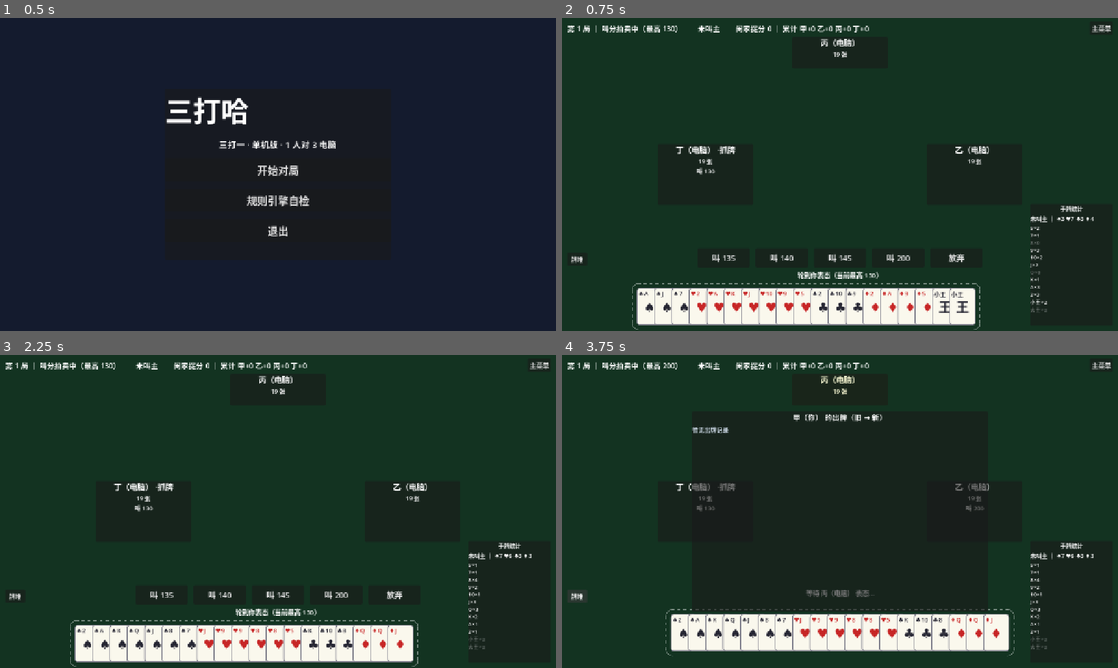
Above: before the commit, frames 1-4 (two rows, left to right).
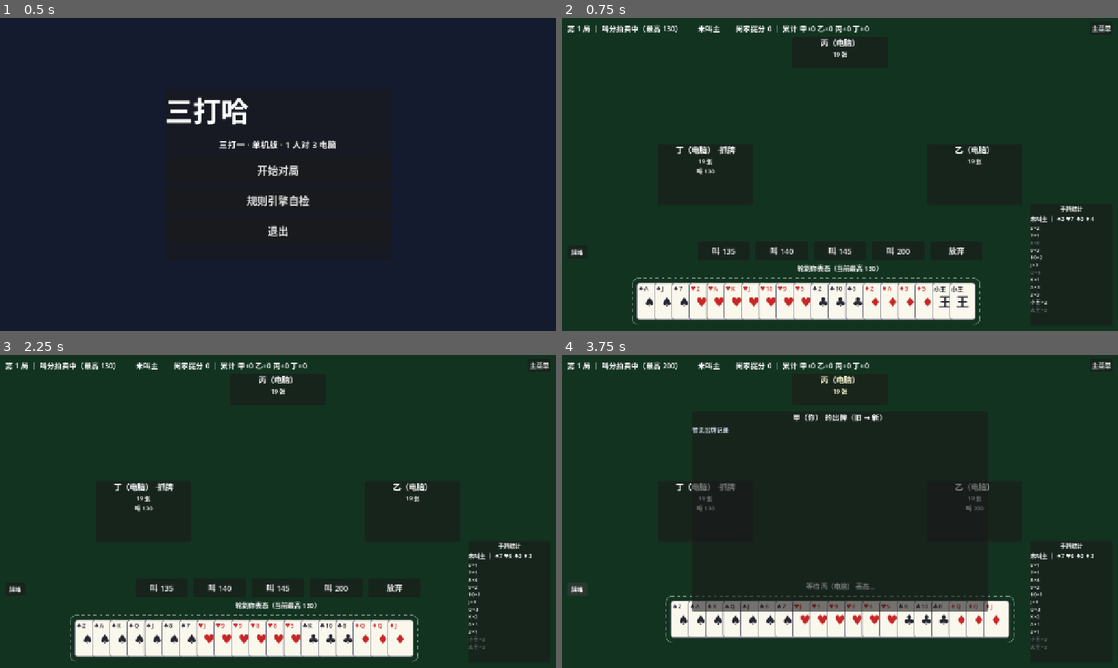
Above: after the commit, the same moments.

Repository: longy1/three-beat-one
Game: Godot game, scene res://scenes/main_menu.tscn
Two runs of this game, one before a commit and one after it. Both use one fixed random seed, a clock stepped at 60 frames per second and the inputs below.
Inputs:
- Up to frame 1 (0.5 s): no input
- Up to frame 2 (0.75 s): click "开始对局" at 0.5 s
- Up to frame 3 (2.25 s): click "主菜单" at 1.25 s; click "开始对局" at 2 s
- Up to frame 4 (3.75 s): click "叫 135" at 2.75 s; click "牌堆" at 3.5 s

Frame 1 is identical in both runs. In frame 2, 5.4% of the frame differs, in the area x 1-76%, y 73-100%; in frame 3, 5.4%; in frame 4, 7.5%, in the area x 1-82%, y 72-96%.

Commit message:
ui: 手牌区固定纵向位置并加大底部留白（20px），选中不再上浮位移——消除上下跳动

Diff:
--- a/scenes/game_table.tscn
+++ b/scenes/game_table.tscn
@@ -238,9 +238,9 @@
 anchor_right = 1.0
 anchor_bottom = 1.0
 offset_left = 12.0
-offset_top = -190.0
+offset_top = -206.0
 offset_right = -12.0
-offset_bottom = -8.0
+offset_bottom = -20.0
 grow_horizontal = 2
 grow_vertical = 0
 theme_override_constants/separation = 6.0
--- a/scripts/game_table.gd
+++ b/scripts/game_table.gd
@@ -80,8 +80,8 @@
 	_human_pile_chip.set_anchors_preset(Control.PRESET_BOTTOM_LEFT)
 	_human_pile_chip.offset_left = 12
 	_human_pile_chip.offset_right = 58
-	_human_pile_chip.offset_top = -180
-	_human_pile_chip.offset_bottom = -150
+	_human_pile_chip.offset_top = -196
+	_human_pile_chip.offset_bottom = -166
 	_human_pile_chip.mouse_entered.connect(func(): _show_pile(HUMAN_SEAT))
 	_human_pile_chip.mouse_exited.connect(_hide_pile)
 	add_child(_human_pile_chip)
@@ -643,9 +643,7 @@
 		total += gap
 	var x := (avail - total) / 2.0
 	var frame_h := card_h + 2 * pad
-	var frame_y := 2.0
-	if hand_row.size.y > frame_h + 8:
-		frame_y = (hand_row.size.y - frame_h) / 2.0
+	var frame_y := 6.0  # 固定纵向位置：不随布局高度变化，避免整排手牌上下漂移
 
 	for i in groups.size():
 		var g: Array = groups[i]
@@ -659,7 +657,8 @@
 			var card_widget := CardWidget.create(c, true)
 			var is_selected: bool = selected.has(c)
 			card_widget.set_selected(is_selected)
-			card_widget.position = Vector2(cx, frame_y + pad - (8 if is_selected else 0))
+			# 选中只用金色边框表示，不位移——避免整排牌上下跳动
+			card_widget.position = Vector2(cx, frame_y + pad)
 			var card_ref: Card = c
 			card_widget.gui_input.connect(func(event: InputEvent):
 				if event is InputEventMouseButton and event.pressed and event.button_index == MOUSE_BUTTON_LEFT:
